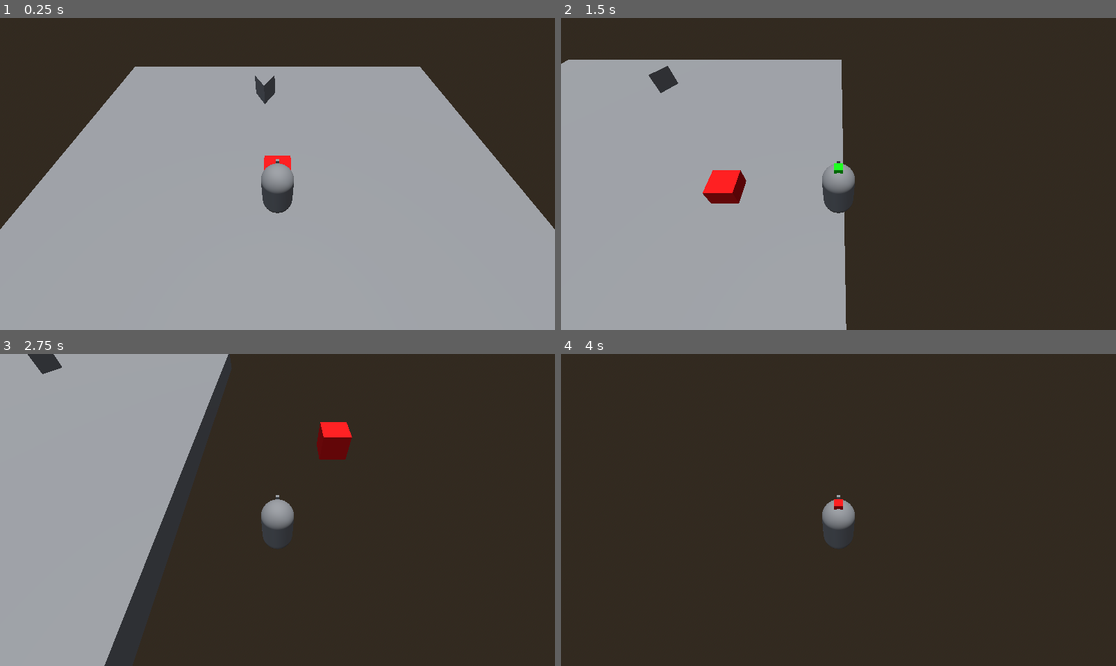
Above: before the commit, frames 1-4 (two rows, left to right).
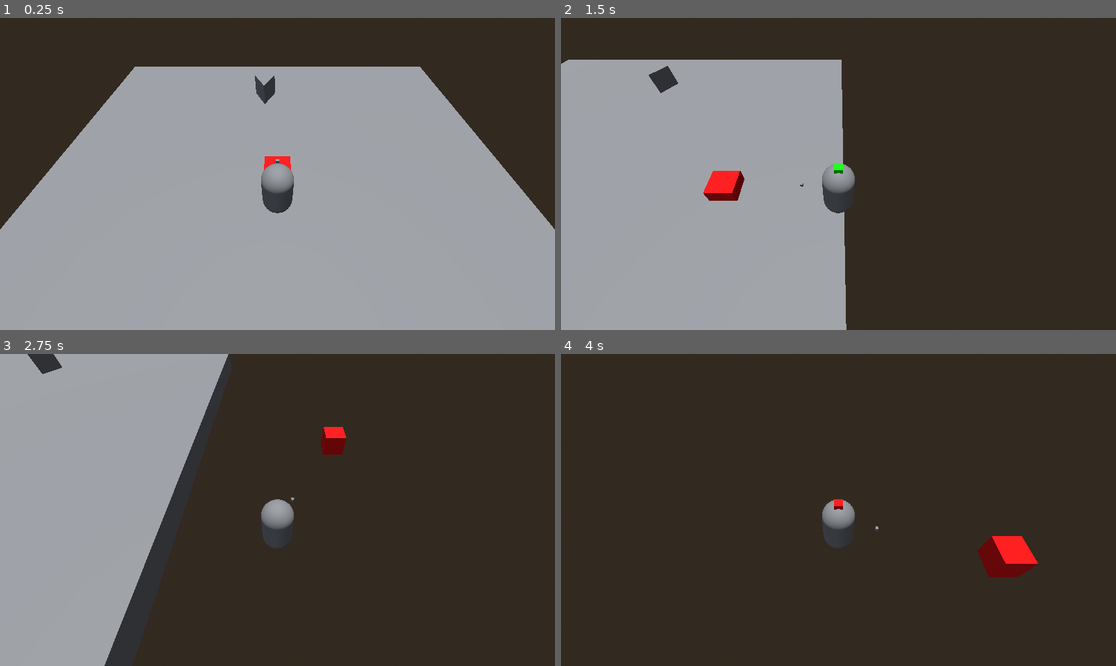
Above: after the commit, the same moments.

Repository: Puppyguarb/MetroidVaniaProjekt
Game: Godot game, scene res://Mane.tscn
Same seed, same stepped clock (60 frames per second), same inputs: the game is played once before the commit and once after it.
Inputs (mouse positions are in pixels of both pictures, inside the frame that each line leads up to):
- Up to frame 1 (0.25 s): no input
- Up to frame 2 (1.5 s): tap Enter (ui_accept) at 0.5, 0.77 s; move the mouse to (960, 158) at 0.52 s; hold D (ui_right) 0.53-1.28 s; hold Shift (Dodge) 0.53-1.28 s; move the mouse to (727, 189) at 1.27 s; hold S (ui_down) from 1.28 s (still down); click (727, 189) at 1.35 s
- Up to frame 3 (2.75 s): tap Enter (ui_accept) at 1.52 s; move the mouse to (333, 441) at 2.02 s; release S (ui_down) at 2.03 s; hold D (ui_right) from 2.03 s (still down); hold Shift (Dodge) from 2.03 s (still down)
- Up to frame 4 (4 s): move the mouse to (810, 572) at 2.77 s; release D (ui_right) at 2.78 s; release Shift (Dodge) at 2.78 s; hold W (ui_up) 2.78-3.53 s; click (810, 572) at 2.85 s; tap Enter (ui_accept) at 3.02, 3.77 s; move the mouse to (1005, 556) at 3.52 s; hold A (ui_left) from 3.53 s (still down); hold Shift (Dodge) from 3.53 s (still down)

The runs differ from the first frame. In frame 1, less than 0.1% of the frame differs, in the area x 47-53%, y 44-47%; in frame 2, 0.1%; in frame 3, 0.3%; in frame 4, 1.1%, in the area x 47-86%, y 45-72%.

Commit message:
some cool rotation stuff

Diff:
--- a/character_body_3d.gd
+++ b/character_body_3d.gd
@@ -24,7 +24,11 @@
 	dodge_speed = 1
 
 func _process(delta):
-	$DebugBox.global_position = calculate_target_pos(-1)
+	#Pup stuff, feel free to edit
+	$DebugBox.global_position = calculate_target_pos(global_position.y - 1)
+	var dir = ($DebugBox.global_position - global_position).normalized()
+	$MeshInstance3D.rotation.y = atan2(dir.x,dir.z) + PI
+
 
 func _physics_process(delta: float) -> void:
 	# Add the gravity.
